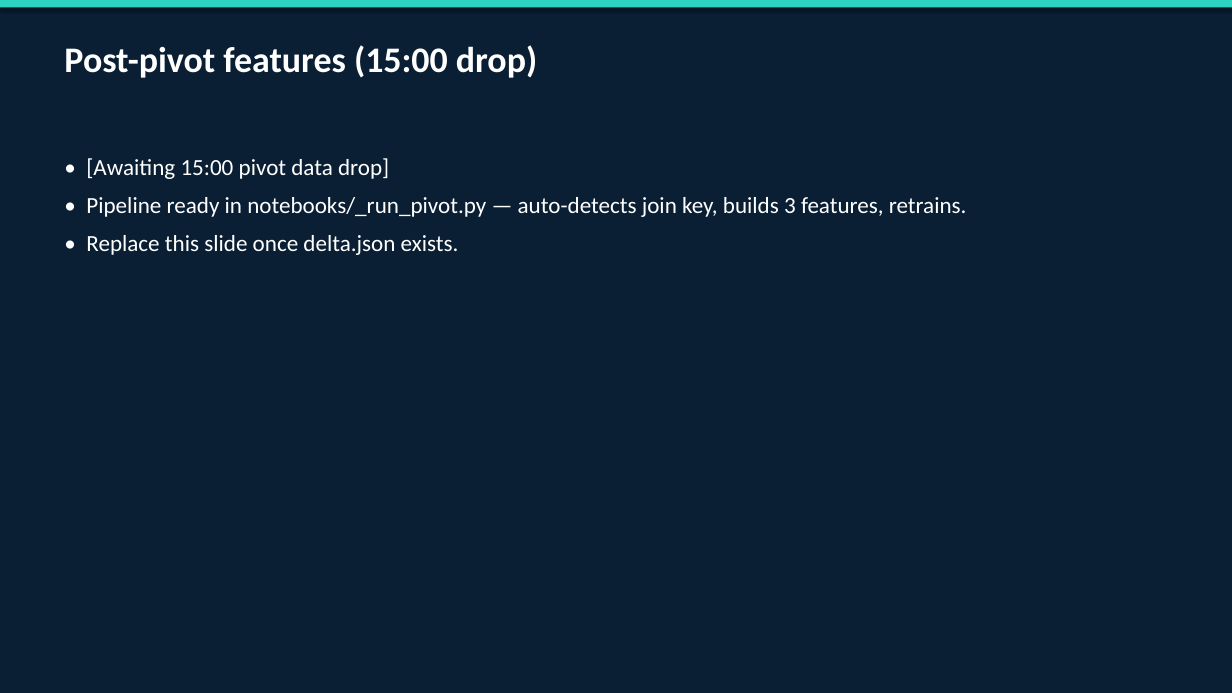
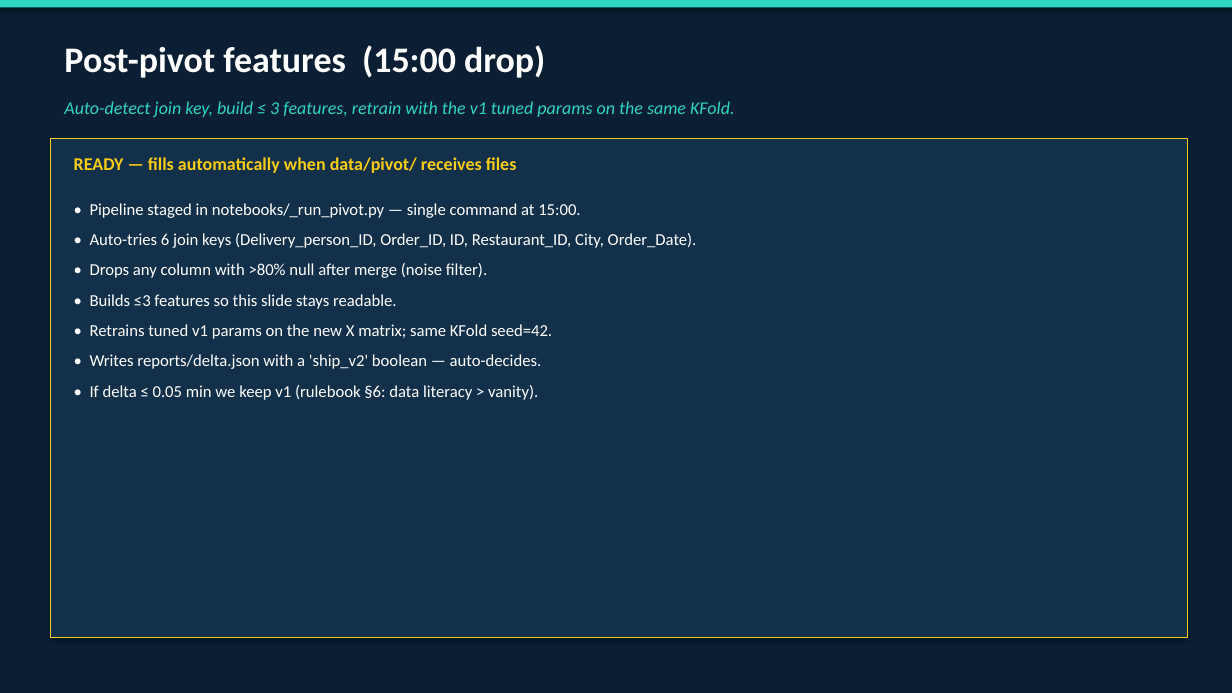
Before and after one commit to TheClazer/Zomato-delivery-estimation, a slide deck: slide 6 of reports/pitch_6pm.pptx. Drawn at 1232x693 pixels with LibreOffice and Linux fonts; fonts in the diff are those of the drawing. Boxes give left, top, right and bottom in pixels: in the first picture for what was removed or moved away, otherwise in the second. Text is boxed around its words. In the diff, an @@ line names an element or a change of style, - is before the commit and + after.

```diff
--- a/reports/pitch_6pm.pptx
+++ b/reports/pitch_6pm.pptx
@@ text "Post-pivot features (15:00 drop)" rewrapped from [64,45,537,78] to [64,45,545,78] @@
@@ text at [64,101,734,117]: text changed; size 18 to 14 pt; text colour #FFFFFF to #2DD4BF; italic on @@
-• [Awaiting 15:00 pivot data drop]
-• Pipeline ready in notebooks/_run_pivot.py — auto-detects join key, builds 3 features, retrains.
-• Replace this slide once delta.json exists.
+Auto-detect join key, build ≤ 3 features, retrain with the v1 tuned params on the same KFold.
@@ rectangle added at [51,139,1188,638], fill #12304A, outline #FACC15 1 pt @@
@@ text added at [74,157,517,173], 14 pt, text #FACC15, bold @@
+READY — fills automatically when data/pivot/ receives files
@@ text added at [90,203,697,400], 13 pt, text #FFFFFF @@
+• Pipeline staged in notebooks/_run_pivot.py — single command at 15:00.
+• Auto-tries 6 join keys (Delivery_person_ID, Order_ID, ID, Restaurant_ID, City, Order_Date).
+• Drops any column with >80% null after merge (noise filter).
+• Builds ≤3 features so this slide stays readable.
+• Retrains tuned v1 params on the new X matrix; same KFold seed=42.
+• Writes reports/delta.json with a 'ship_v2' boolean — auto-decides.
+• If delta ≤ 0.05 min we keep v1 (rulebook §6: data literacy > vanity).
```
Also in this commit, not shown: 1 slide added, 1 slide removed, 5 other files.
